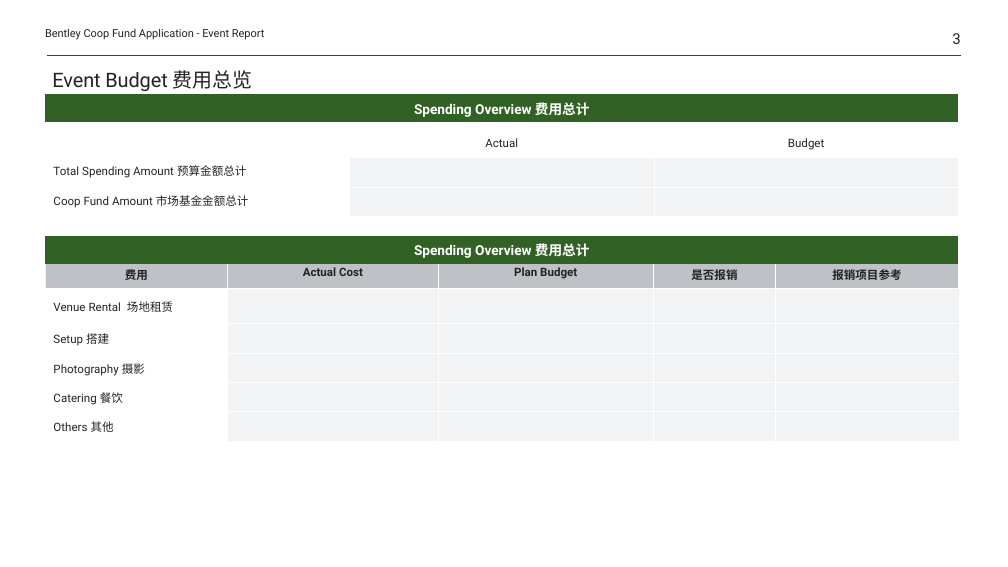
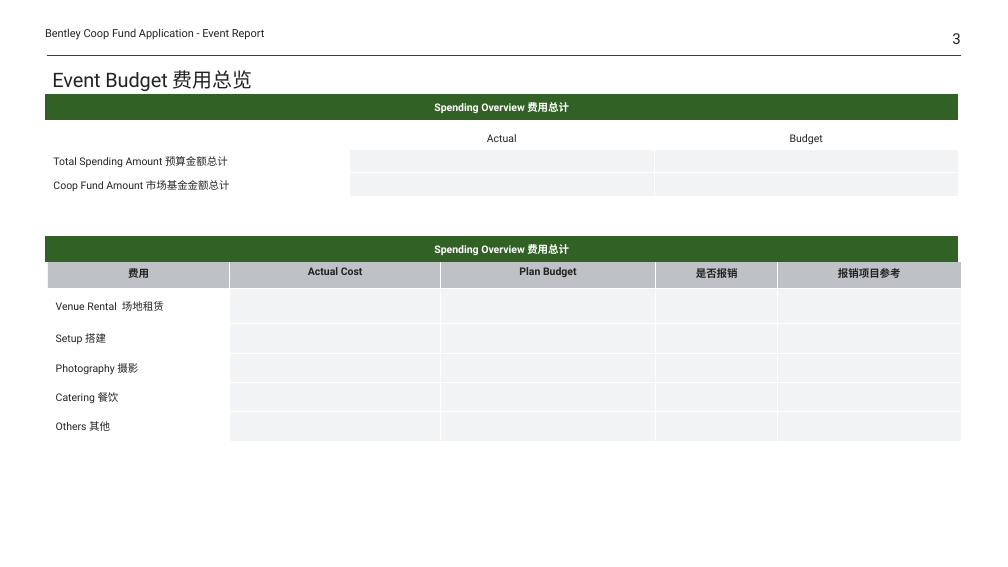
Before and after one commit to Yrtech-Tony/com.yrtech.Bentley.API.Upgrade, a slide deck: slide 3 of com.yrtech.bentleyAPI/com.yrtech.InventoryAPI/template/ReportHandOver.pptx. Drawn at 1008x567 pixels with LibreOffice and Linux fonts; fonts in the diff are those of the drawing. Boxes give left, top, right and bottom in pixels: in the first picture for what was removed or moved away, otherwise in the second. Text is boxed around its words. In the diff, an @@ line names an element or a change of style, - is before the commit and + after.

```diff
--- a/com.yrtech.bentleyAPI/com.yrtech.InventoryAPI/template/ReportHandOver.pptx
+++ b/com.yrtech.bentleyAPI/com.yrtech.InventoryAPI/template/ReportHandOver.pptx
@@ table at [45,95,959,120] @@
@@ size 13 to 10 pt @@
@@ table at [45,129,960,195] @@
@@ size 11 to 10 pt @@
@@ table at [45,236,959,262] @@
@@ size 13 to 10 pt @@
@@ table at [47,262,962,442] @@
@@ size 11 to 10 pt @@
@@ font Noto Sans CJK SC to Roboto in "费用", "是否报销", "报销项目参考", "场地租赁" and 4 more places @@
```
Also in this commit, not shown: 8 other slides changed, 5 other files.
